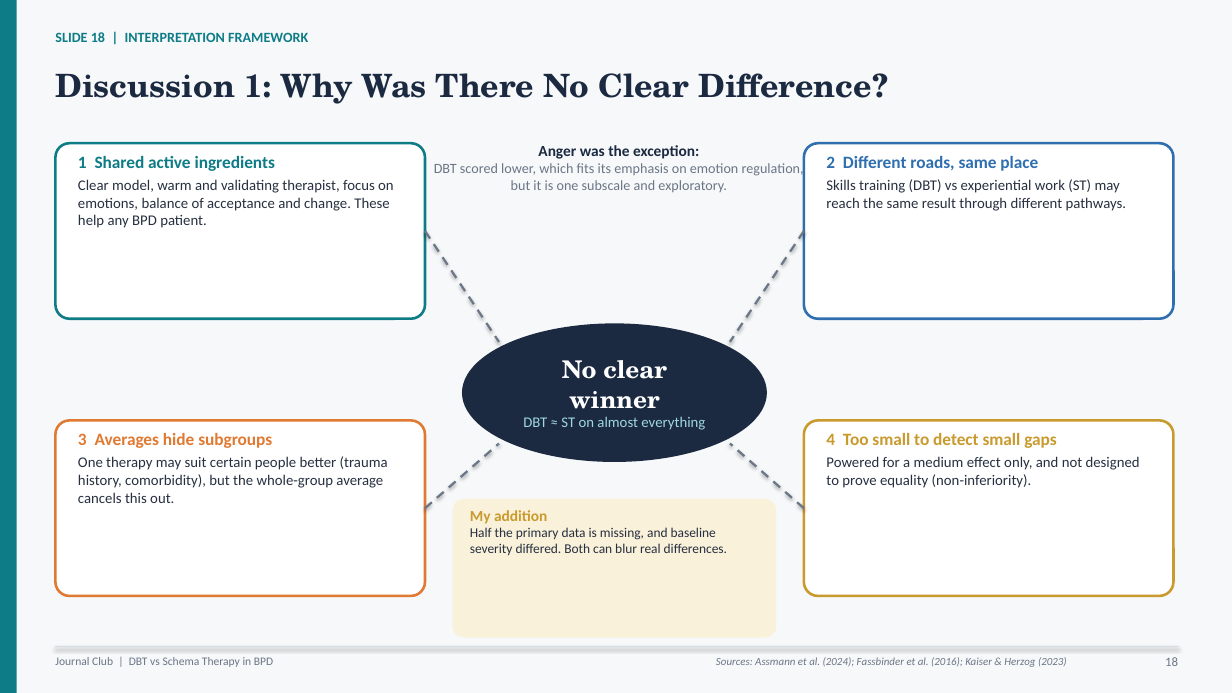
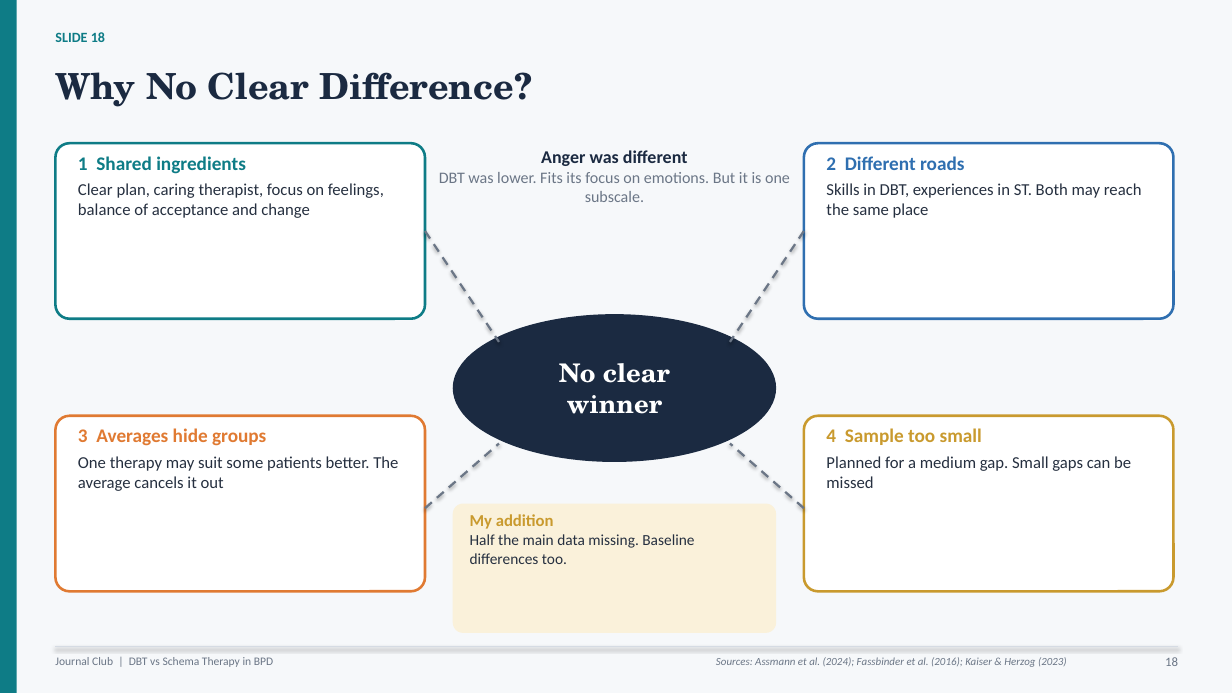
Before and after one commit to tejasdangodra786-byte/Dango-kiro, a slide deck: slide 18 of DBT_vs_Schema_Therapy_BPD_JournalClub.pptx. Drawn at 1232x693 pixels with LibreOffice and Linux fonts; fonts in the diff are those of the drawing. Boxes give left, top, right and bottom in pixels: in the first picture for what was removed or moved away, otherwise in the second. Text is boxed around its words. In the diff, an @@ line names an element or a change of style, - is before the commit and + after.

```diff
--- a/DBT_vs_Schema_Therapy_BPD_JournalClub.pptx
+++ b/DBT_vs_Schema_Therapy_BPD_JournalClub.pptx
@@ text at (x1=55, y1=32, x2=105, y2=42): text changed @@
-SLIDE 18 | INTERPRETATION FRAMEWORK
+SLIDE 18
@@ text at (x1=55, y1=72, x2=532, y2=107): text changed; size 25 to 28 pt @@
-Discussion 1: Why Was There No Clear Difference?
+Why No Clear Difference?
@@ text in rounded rectangle at (x1=78, y1=156, x2=384, y2=218): text changed; size 11.5 to 13 pt @@
-1 Shared active ingredients
-Clear model, warm and validating therapist, focus on emotions, balance of acceptance and change. These help any BPD patient.
+1 Shared ingredients
+Clear plan, caring therapist, focus on feelings, balance of acceptance and change
@@ text at (x1=439, y1=150, x2=790, y2=202): text changed; size 11 to 12.5 pt @@
-Anger was the exception:
-DBT scored lower, which fits its emphasis on emotion regulation, but it is one subscale and exploratory.
+Anger was different
+DBT was lower. Fits its focus on emotions. But it is one subscale.
@@ text in rounded rectangle at (x1=826, y1=156, x2=1142, y2=218): text changed; size 11.5 to 13 pt @@
-2 Different roads, same place
-Skills training (DBT) vs experiential work (ST) may reach the same result through different pathways.
+2 Different roads
+Skills in DBT, experiences in ST. Both may reach the same place
@@ ellipse "No clear winner" resized from (x1=462, y1=323, x2=767, y2=462) to (x1=453, y1=314, x2=776, y2=462) @@
@@ ellipse "No clear winner" at (x1=453, y1=314, x2=776, y2=462): size 19 to 20 pt @@
@@ rounded rectangle "3 Averages hide groups" moved from (x1=55, y1=421, x2=425, y2=596) to (x1=55, y1=416, x2=425, y2=592) @@
@@ text in ellipse at (x1=523, y1=417, x2=705, y2=430): paragraph removed @@
-DBT ≈ ST on almost everything
@@ rounded rectangle "4 Sample too small" moved from (x1=804, y1=421, x2=1174, y2=596) to (x1=804, y1=416, x2=1174, y2=592) @@
@@ text in rounded rectangle at (x1=78, y1=428, x2=398, y2=491): text changed; size 11.5 to 13 pt @@
-3 Averages hide subgroups
-One therapy may suit certain people better (trauma history, comorbidity), but the whole-group average cancels this out.
+3 Averages hide groups
+One therapy may suit some patients better. The average cancels it out
@@ text in rounded rectangle at (x1=826, y1=428, x2=1131, y2=488): text changed; size 11.5 to 13 pt @@
-4 Too small to detect small gaps
-Powered for a medium effect only, and not designed to prove equality (non-inferiority).
+4 Sample too small
+Planned for a medium gap. Small gaps can be missed
@@ rounded rectangle "My addition" resized from (x1=453, y1=499, x2=776, y2=638) to (x1=453, y1=504, x2=776, y2=633) @@
@@ text in rounded rectangle at (x1=470, y1=534, x2=694, y2=564): text changed; size 10.5 to 12 pt @@
-Half the primary data is missing, and baseline severity differed. Both can blur real differences.
+Half the main data missing. Baseline differences too.
@@ text in rounded rectangle at (x1=470, y1=514, x2=554, y2=529): size 12 to 13 pt in "My addition" @@
```
Also in this commit, not shown: 35 other slides changed.
